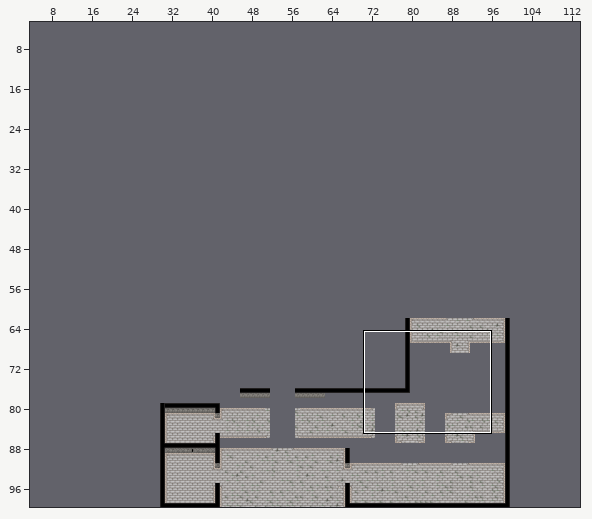
One commit to this Tiled map: Assets/tileFiles/yucilious.tmx. The first picture is a wide view before the edit; the outline marks the close-up.
Close-up. First the earlier version:
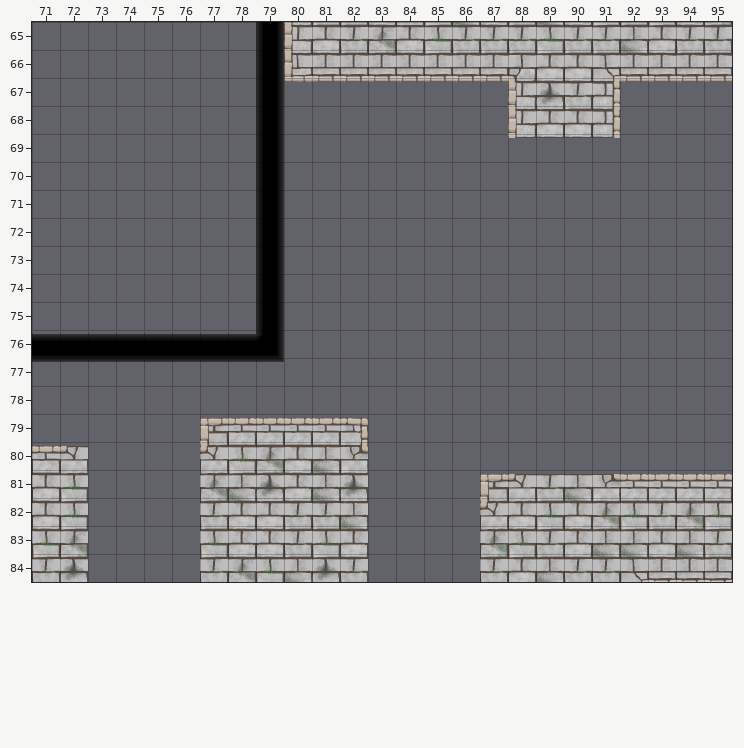
Cells are 64x64 px. Shown: x 71..95, y 65..84. The commit also changed other parts of the map, which this record leaves out. The old version is drawn lined up with the new one.
After the commit:
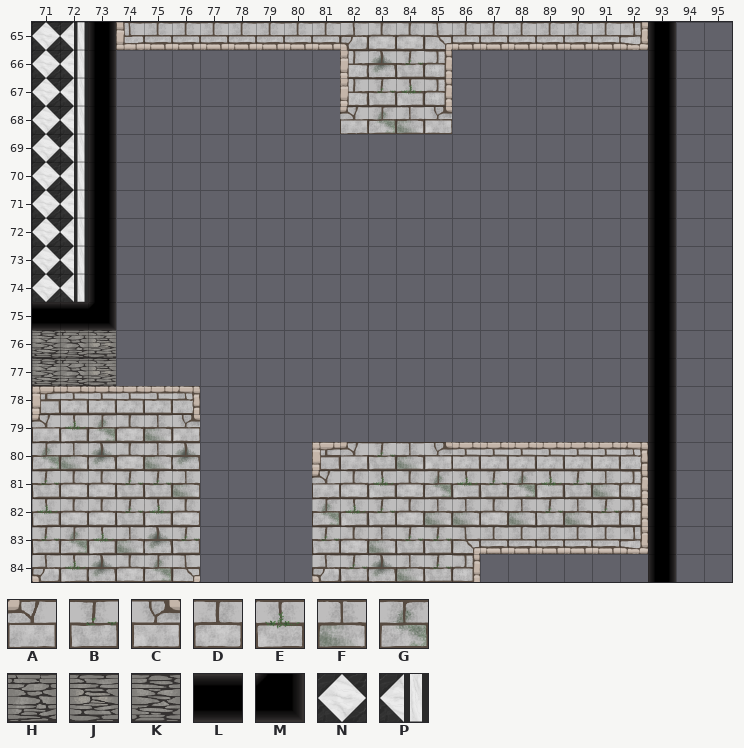
Key: from "yucilliousEstateTiles": A 3, B 4, C 5, D 7, E 9, F 11, G 16, H 18, J 19, K 20, L 22, M 35; from "yucilliousInterior": N 7, P 8.
_ is an empty cell, . an unchanged one.
Tiles of an added or newly shown layer are drawn over the layers below it.
Diff:
map size 86x39 -> 120x100 cells (old content now starts at 14,61; both pictures use the new coordinates)
layer "Tile Layer 1" offset 384,72 -> 0,0 px
--- layer "Tile Layer 1"
@@ x 71..85 @@
-65 __.............
-66 __.............
-67 __..........DD.
-68 __.........____
-69 __.............
-70 __.............
-71 __.............
-72 __.............
-73 __.............
-74 __.............
+65 NP.............
+66 NP.............
+67 NP..........BE.
+68 NP.........AGFC
+69 NP.............
+70 NP.............
+71 NP.............
+72 NP.............
+73 NP.............
+74 NP.............
@@ x 71..73 @@
-77 ___
+77 KHJ
--- layer "Walls" (added)
@@ x 71..73 @@
-75 ___
-76 ___
+75 LLM
+76 KHJ
